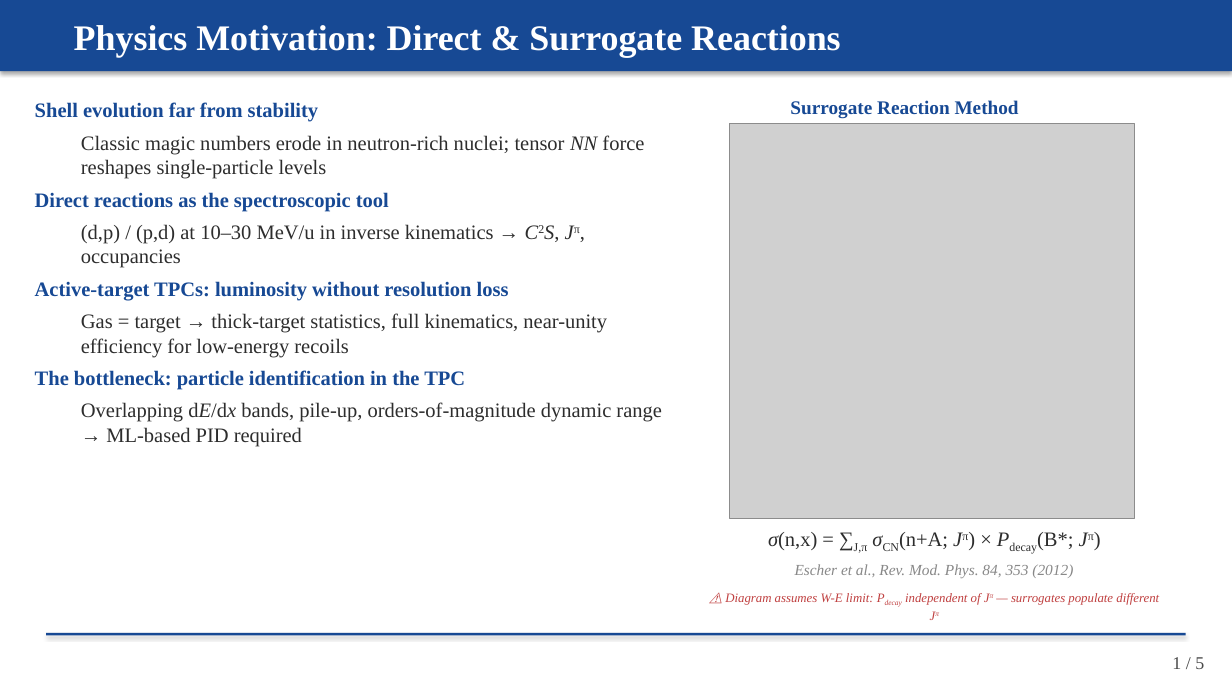
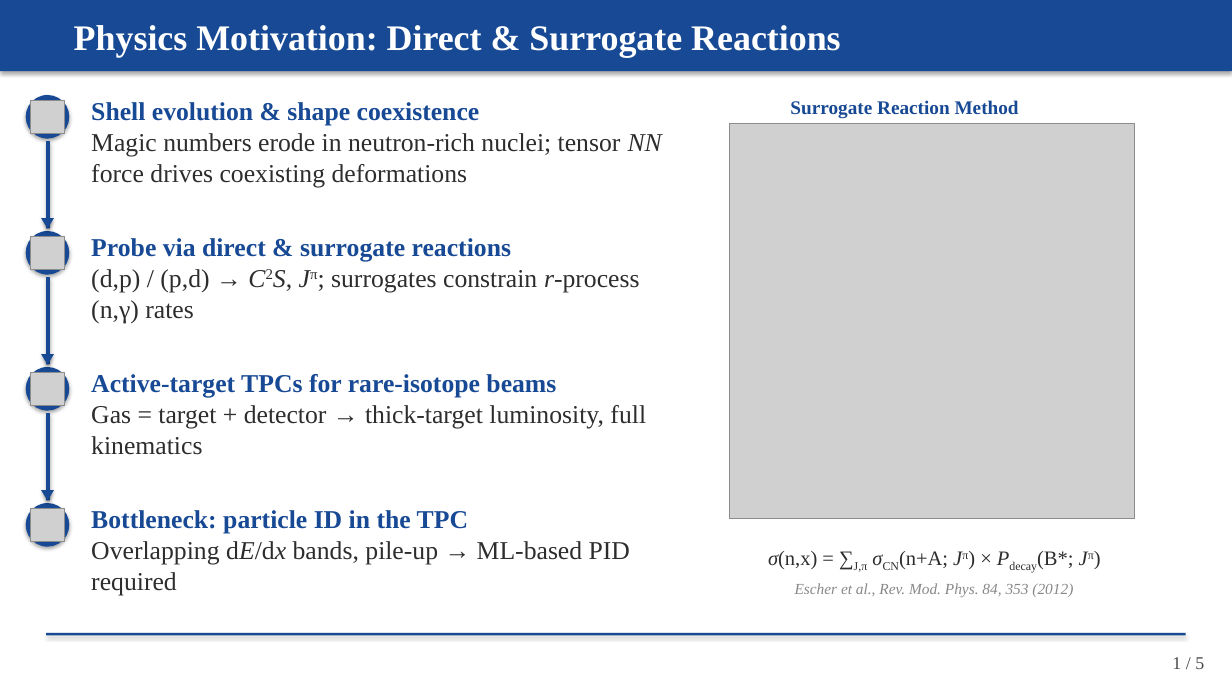
Before and after one commit to Edfghdrtxxx/OrbitOS, a slide deck: slide 1 of 99_System/.scratch/imai-presentation/Imai_Meeting_20260413.pptx. Drawn at 1232x693 pixels with LibreOffice and Linux fonts; fonts in the diff are those of the drawing; grey boxes stand for pictures. Boxes give left, top, right and bottom in pixels: in the first picture for what was removed or moved away, otherwise in the second. Text is boxed around its words. In the diff, an @@ line names an element or a change of style, - is before the commit and + after.

Commit message:
vault backup: 2026-04-12 18:27:16

```diff
--- a/99_System/.scratch/imai-presentation/Imai_Meeting_20260413.pptx
+++ b/99_System/.scratch/imai-presentation/Imai_Meeting_20260413.pptx
@@ ellipse added at (x1=26, y1=95, x2=69, y2=139), fill #174994 @@
@@ picture added at (x1=30, y1=100, x2=64, y2=133) @@
@@ text removed at (x1=35, y1=102, x2=661, y2=442) @@
-Shell evolution far from stability
-  Classic magic numbers erode in neutron-rich nuclei; tensor NN force reshapes single-particle levels
-Direct reactions as the spectroscopic tool
-  (d,p) / (p,d) at 10–30 MeV/u in inverse kinematics → C2S, Jπ, occupancies
-Active-target TPCs: luminosity without resolution loss
-  Gas = target → thick-target statistics, full kinematics, near-unity efficiency for low-energy recoils
-The bottleneck: particle identification in the TPC
-  Overlapping dE/dx bands, pile-up, orders-of-magnitude dynamic range → ML-based PID required
@@ text added at (x1=91, y1=102, x2=662, y2=187), 20 pt, text #2D2D2D @@
+Shell evolution & shape coexistence
+Magic numbers erode in neutron-rich nuclei; tensor NN force drives coexisting deformations
@@ rectangle added at (x1=46, y1=141, x2=50, y2=228), fill #174994 @@
@@ ellipse added at (x1=26, y1=231, x2=69, y2=274), fill #174994 @@
@@ picture added at (x1=30, y1=237, x2=64, y2=270) @@
@@ triangle added at (x1=41, y1=218, x2=54, y2=228), fill #174994 @@
@@ text added at (x1=91, y1=238, x2=640, y2=323), 20 pt, text #2D2D2D @@
+Probe via direct & surrogate reactions
+(d,p) / (p,d) → C2S, Jπ; surrogates constrain r-process (n,γ) rates
@@ rectangle added at (x1=46, y1=277, x2=50, y2=364), fill #174994 @@
@@ triangle added at (x1=41, y1=354, x2=54, y2=364), fill #174994 @@
@@ ellipse added at (x1=26, y1=367, x2=69, y2=410), fill #174994 @@
@@ picture added at (x1=30, y1=372, x2=64, y2=406) @@
@@ text added at (x1=91, y1=374, x2=646, y2=455), 20 pt, text #2D2D2D @@
+Active-target TPCs for rare-isotope beams
+Gas = target + detector → thick-target luminosity, full kinematics
@@ rectangle added at (x1=46, y1=413, x2=50, y2=500), fill #174994 @@
@@ ellipse added at (x1=26, y1=503, x2=69, y2=546), fill #174994 @@
@@ picture added at (x1=30, y1=508, x2=64, y2=542) @@
@@ triangle added at (x1=41, y1=491, x2=54, y2=501), fill #174994 @@
@@ text added at (x1=91, y1=510, x2=630, y2=595), 20 pt, text #2D2D2D @@
+Bottleneck: particle ID in the TPC
+Overlapping dE/dx bands, pile-up → ML-based PID required
@@ text "σ(n,x) = ∑J,π σCN(n+A; Jπ) ..." moved from (x1=768, y1=532, x2=1073, y2=553) to (x1=768, y1=551, x2=1073, y2=572) @@
@@ text "Escher et al., Rev. Mod. ..." moved from (x1=795, y1=564, x2=1073, y2=578) to (x1=795, y1=583, x2=1073, y2=597) @@
@@ text removed at (x1=725, y1=593, x2=1159, y2=605) @@
-⚠ Diagram assumes W-E limit: Pdecay independent of Jπ — surrogates populate different Jπ
```
